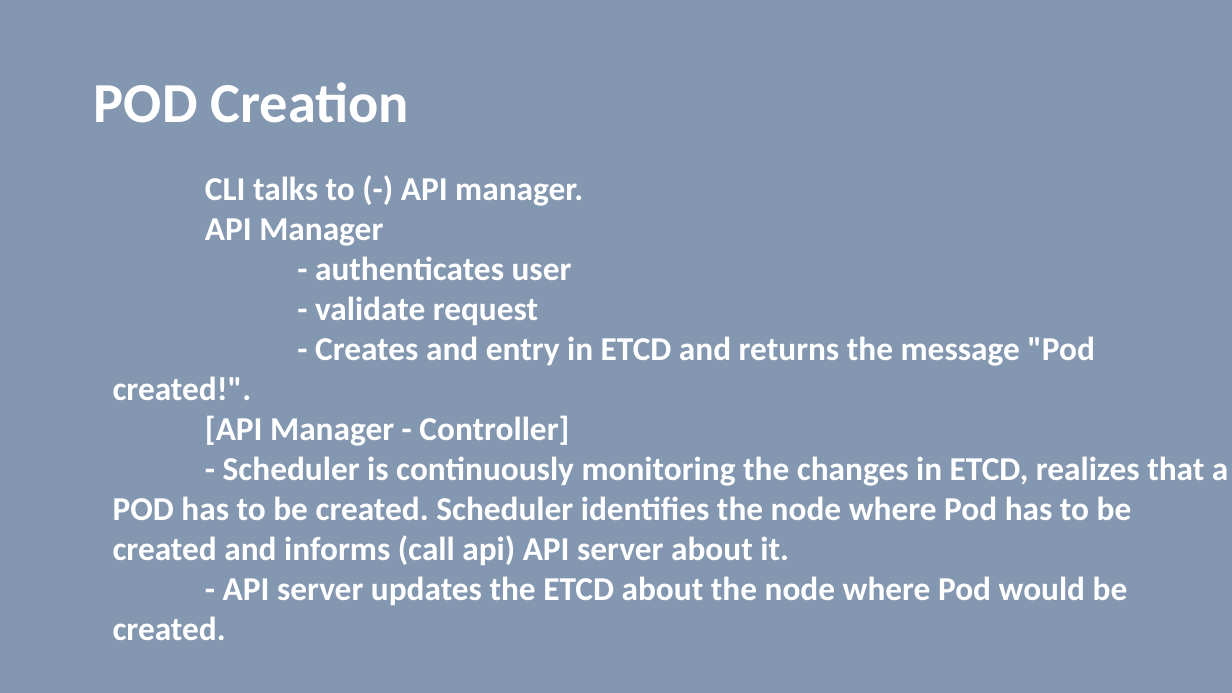
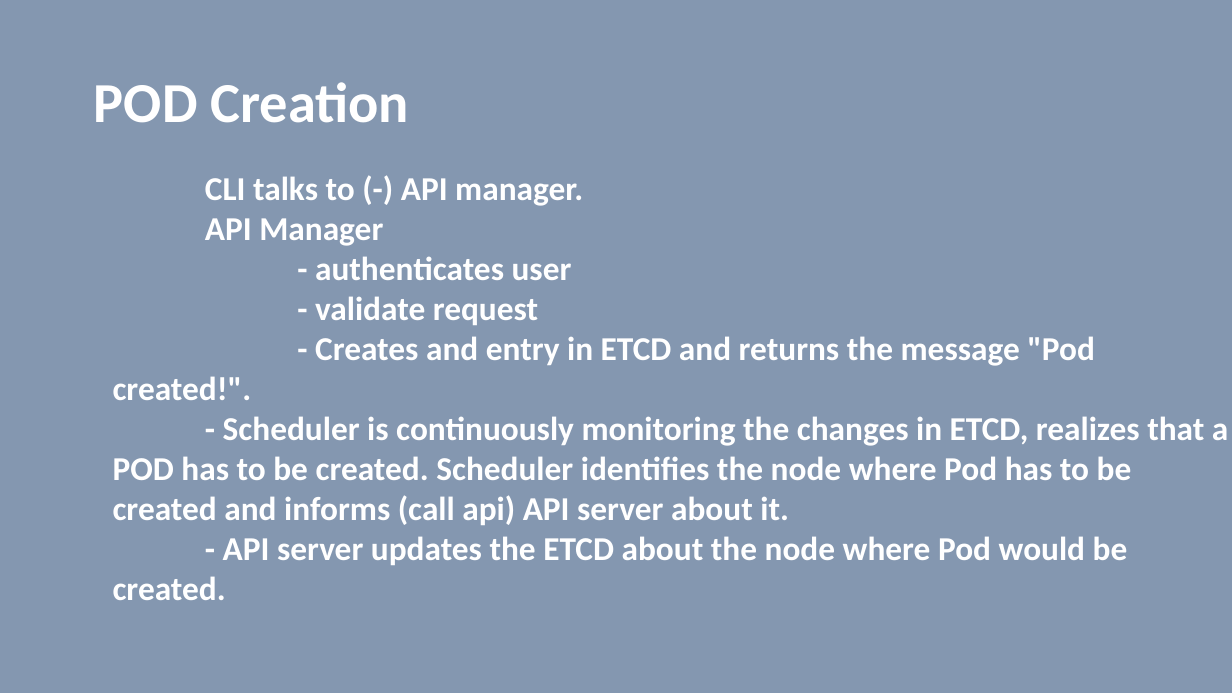
Before and after one commit to vilasvarghese/docker-k8s, a slide deck: slide 31 of notes/day4/4thDay.pptx (slide 30 before the commit). Drawn at 1232x693 pixels with LibreOffice and Linux fonts; fonts in the diff are those of the drawing. Boxes give left, top, right and bottom in pixels: in the first picture for what was removed or moved away, otherwise in the second. Text is boxed around its words. In the diff, an @@ line names an element or a change of style, - is before the commit and + after.

```diff
--- a/notes/day4/4thDay.pptx
+++ b/notes/day4/4thDay.pptx
@@ text at bbox=[205, 415, 569, 446]: paragraph removed @@
-[API Manager - Controller]
```
Also in this commit, not shown: 6 other slides changed, 2 slides added, 19 other files.
